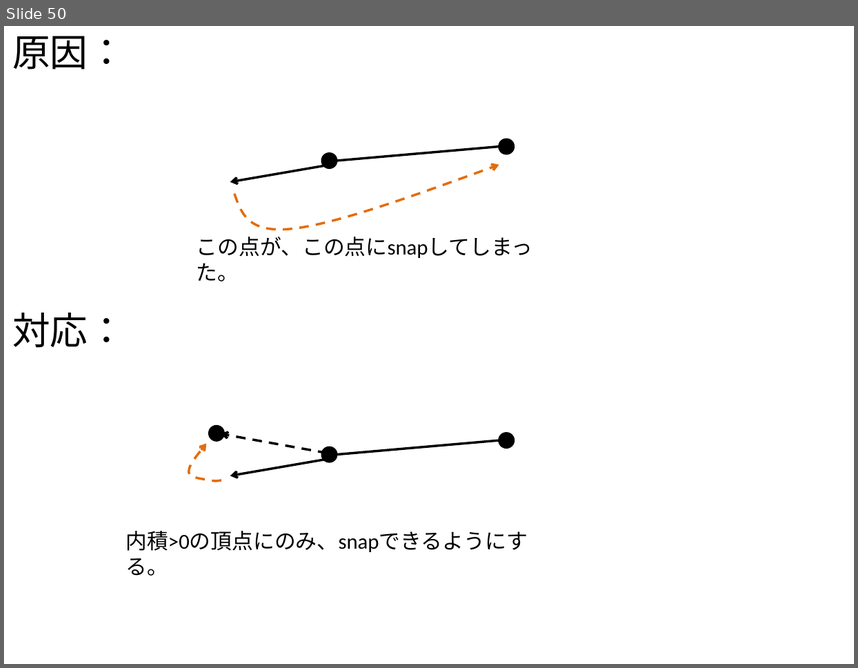
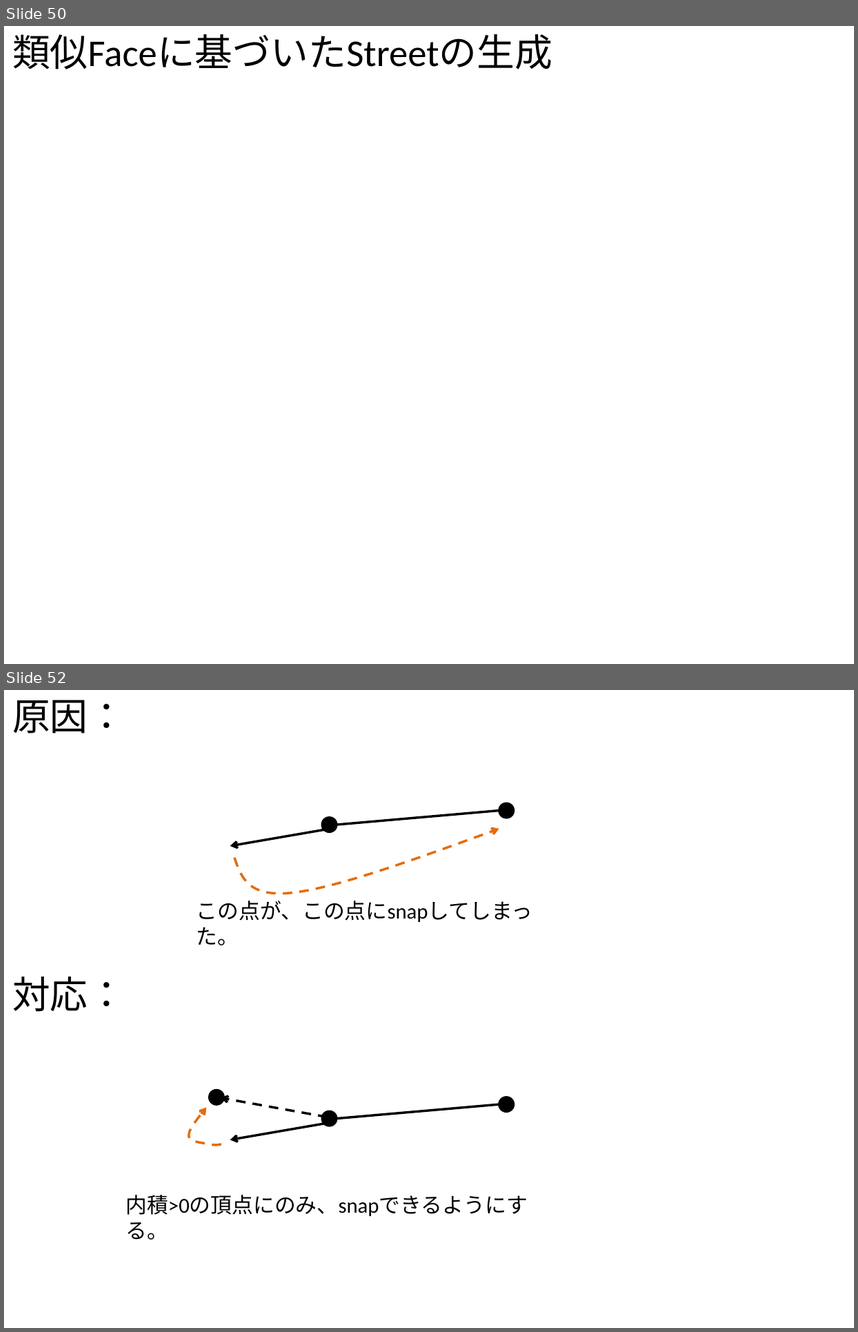
Before and after one commit to gnishida/RoadDesigner, a slide deck: RoadDesigner.pptx. Shown one above the other, each under a label of ours: slide 50 before the commit, slides 50 and 52 after it; the slides between them are not shown. The pictures are 858x668 and 858x1332 pixels, drawn with LibreOffice and Linux fonts; fonts in the diff are those of the drawing. Boxes give left, top, right and bottom in pixels: in the first picture for what was removed or moved away, otherwise in the second. Text is boxed around its words. In the diff, an @@ line names an element or a change of style, - is before the commit and + after.

```diff
--- a/RoadDesigner.pptx
+++ b/RoadDesigner.pptx
@@ slide 50 added at (x1=4, y1=26, x2=854, y2=664), background #FFFFFF @@
@@ text added at (x1=12, y1=34, x2=553, y2=69), 32 pt, text #000000 @@
+類似Faceに基づいたStreetの生成
@@ what was slide 50 is now slide 52 @@
```
Also in this commit, not shown: 2 other slides added, 5 other files.
